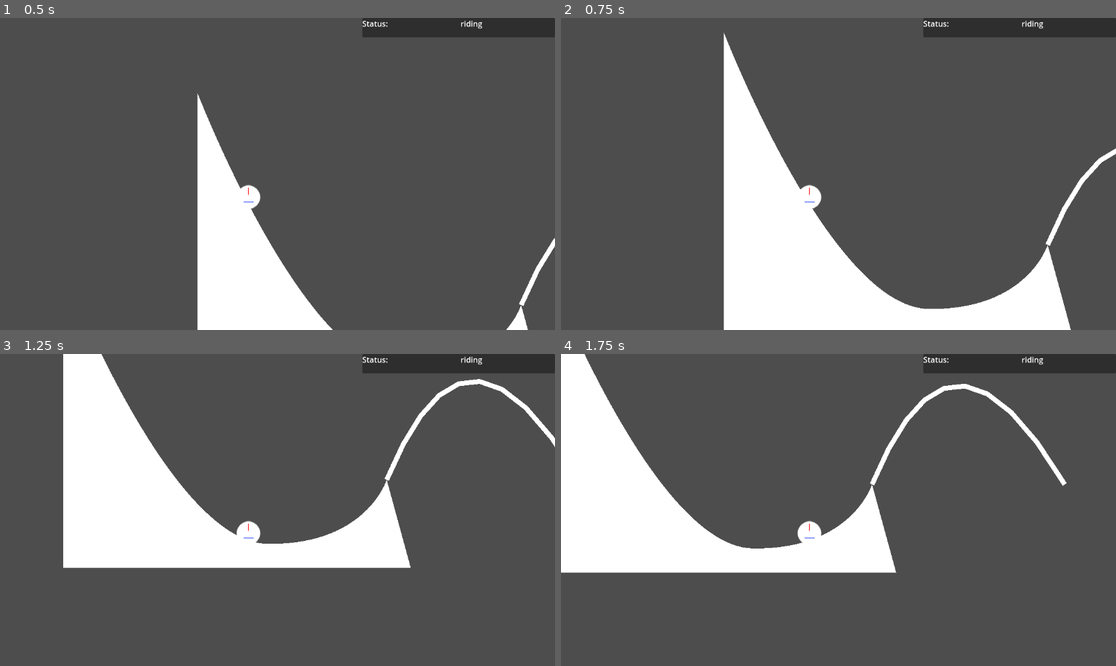
Above: before the commit, frames 1-4 (two rows, left to right).
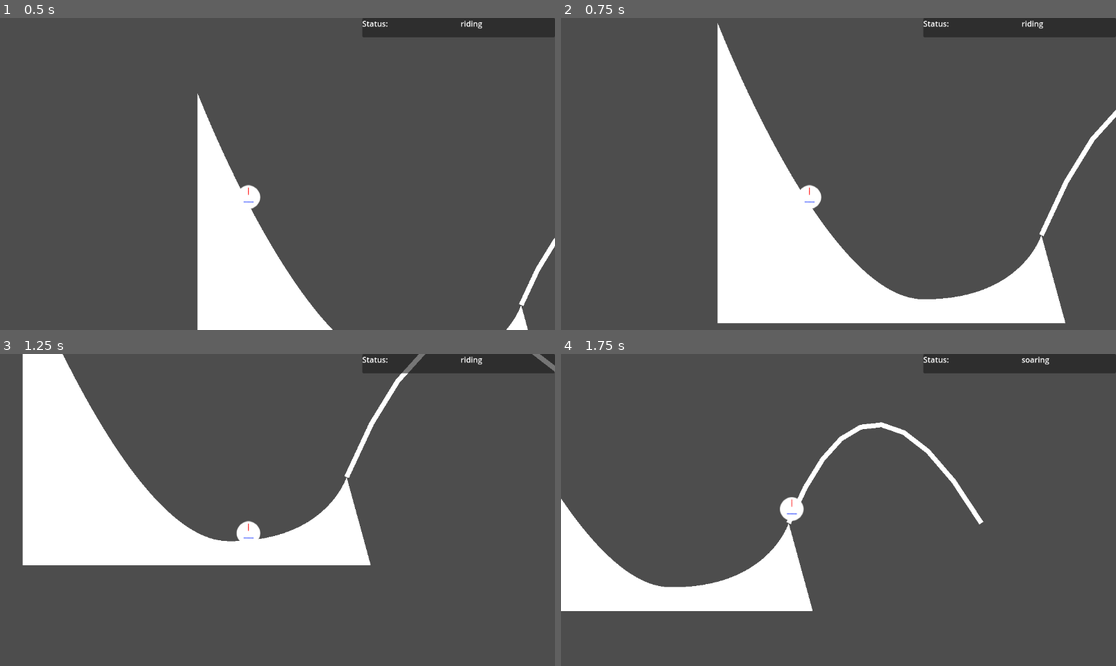
Above: after the commit, the same moments.

Repository: LettucePie/gwj-62-harvest
Game: Godot game, scene res://testing/test_zone.tscn
The game is run twice, just before and just after one commit, with the same random seed, the same clock (stepped at 60 frames per second) and the same inputs.
Inputs:
- Up to frame 1 (0.5 s): no input
- Up to frame 2 (0.75 s): tap Enter (ui_accept) at 0.5 s; hold Up (ui_up) from 0.53 s (still down)
- Up to frame 3 (1.25 s): keep holding Up (ui_up); tap Enter (ui_accept) at 0.77 s
- Up to frame 4 (1.75 s): release Up (ui_up) at 1.28 s; hold Down (ui_down) from 1.28 s (still down); tap Enter (ui_accept) at 1.52 s

Frame 1 is identical in both runs. In frame 2, 5.0% of the frame differs, in the area x 28-100%, y 1-100%; in frame 3, 14%; in frame 4, 21%, in the area x 0-92%, y 0-83%.

Commit message:
primitive form of speed_stages

Diff:
--- a/gameplay/player_follow.gd
+++ b/gameplay/player_follow.gd
@@ -11,19 +11,12 @@
 @export var SPEED_STAGES : Array = [4.0, 8.0, 12.0, 16.0]
 @export var SOAR_STAGES : Array = [200.0, 400.0, 600.0, 800.0]
 
-## Remove and replace with speed stages
-@export var PROGRESS_SPEED = 8.0
-@export var BOOST_MULTIPLIER = 1.25
-@export var BRAKE_MULTIPLIER = 0.6
-
 var ramp_area : Area2D = null
 var landing_progress : float = 0.0
 var current_ramp : RampPath = null
 var launched_ramps : Array = []
 var status = "soaring"
-var current_speed : float
 var speed_stage : int = 1
-var launch_speed : float = PROGRESS_SPEED
 
 
 func _ready():
@@ -60,13 +53,11 @@
 	var prev_progress = clamp(progress - 2, 0.0, progress + 20)
 	var prev_path_pos = current_ramp.curve.sample_baked(prev_progress)
 	var current_path_pos = current_ramp.curve.sample_baked(progress)
-	var boost = 1.0
-	if Input.is_action_pressed("ui_up"):
-		boost = BOOST_MULTIPLIER
-	if Input.is_action_pressed("ui_down"):
-		boost = BRAKE_MULTIPLIER
-	current_speed = PROGRESS_SPEED * boost
-	progress += current_speed
+	if Input.is_action_just_pressed("ui_up"):
+		speed_stage = clamp(speed_stage + 1, 0, 3)
+	if Input.is_action_just_pressed("ui_down"):
+		speed_stage = clamp(speed_stage - 1, 0, 3)
+	progress += SPEED_STAGES[speed_stage]
 	predict_soar()
 	if progress_ratio >= 0.98:
 		launch()
@@ -105,11 +96,6 @@
 func launch():
 	launched_ramps.append(current_ramp)
 	current_ramp = null
-#	var stage_parent = get_parent().get_parent()
-#	get_parent().remove_child(self)
-#	stage_parent.add_child(self)
-#	$Sprite2D.position = Vector2.ZERO
-	launch_speed = current_speed
 	progress = 0.0
 	emit_signal("parent_launch", self)
 
@@ -117,8 +103,7 @@
 func soaring(deltatime):
 	if status != "soaring":
 		status = "soaring"
-#	print("Soaring")
-	progress += launch_speed
+	progress += SPEED_STAGES[speed_stage]
 
 
 func _on_area_2d_area_entered(area):
